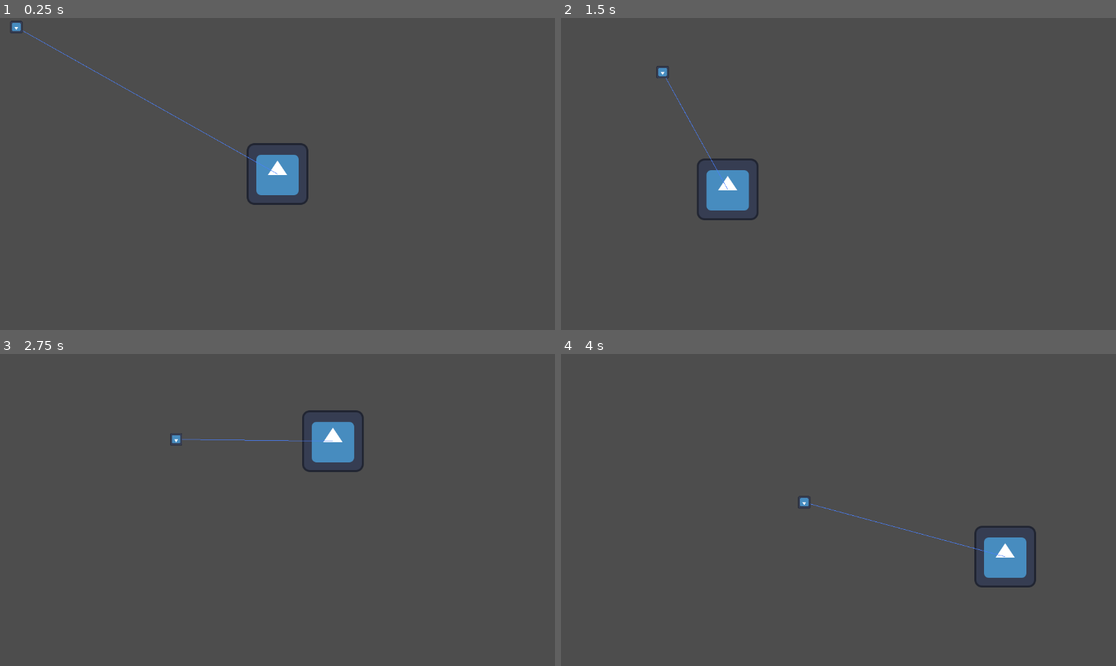
Above: before the commit, frames 1-4 (two rows, left to right).
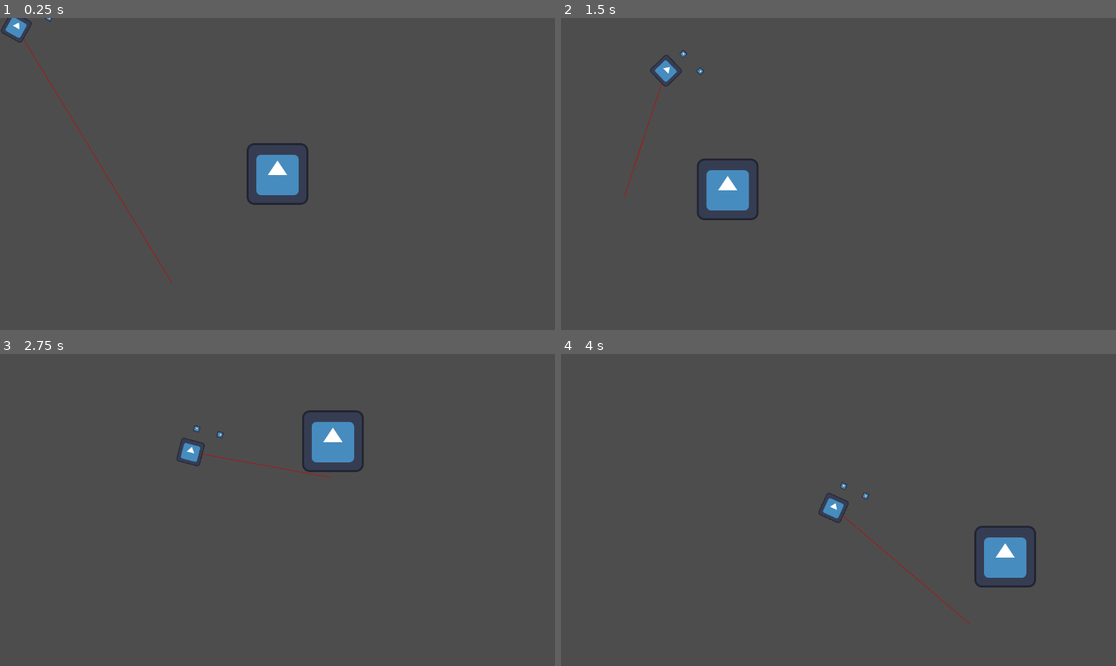
Above: after the commit, the same moments.

Repository: iris-nkhn/Mini-Jam-208
Game: Godot game, scene res://scenes/root.tscn
Two runs of this game, one before a commit and one after it. Both use one fixed random seed, a clock stepped at 60 frames per second and the inputs below. The engine's default icon, where the game draws it, is replaced by a stand-in: a white triangle on a blue panel in a dark square.
Inputs (mouse positions are in pixels of both pictures, inside the frame that each line leads up to):
- Up to frame 1 (0.25 s): no input
- Up to frame 2 (1.5 s): move the mouse to (960, 158) at 0.52 s; move the mouse to (727, 189) at 1.27 s
- Up to frame 3 (2.75 s): move the mouse to (333, 441) at 2.02 s
- Up to frame 4 (4 s): move the mouse to (810, 572) at 2.77 s; move the mouse to (1005, 556) at 3.52 s

The runs differ from the first frame. In frame 1, 0.5% of the frame differs, in the area x 0-51%, y 0-86%; in frame 2, 0.3%; in frame 3, 0.4%; in frame 4, 0.5%, in the area x 42-81%, y 40-87%.

Commit message:
more work on the snkae

Diff:
--- a/scenes/follower/follower_1.gd
+++ b/scenes/follower/follower_1.gd
@@ -3,11 +3,11 @@
 @onready var controller = $Controller
 # Called when the node enters the scene tree for the first time.
 func _ready() -> void:
-	controller.goal = Leader
+
 	pass # Replace with function body.
 
 
 # Called every frame. 'delta' is the elapsed time since the previous frame.
 func _process(delta: float) -> void:
-	controller.move_attached(self)
+
 	pass
--- a/scenes/follower/follower_1.tscn
+++ b/scenes/follower/follower_1.tscn
@@ -1,15 +1,23 @@
 [gd_scene format=3 uid="uid://c3a7ai6m6vb70"]
 
-[ext_resource type="Script" uid="uid://i5035gcsyrnn" path="res://scenes/follower/follower_1.gd" id="1_b5sj2"]
 [ext_resource type="PackedScene" uid="uid://7mgckfxweudl" path="res://scenes/leader/body_segment.tscn" id="2_846ri"]
-[ext_resource type="PackedScene" uid="uid://km240aesxxe7" path="res://scenes/leader/controller.tscn" id="2_bhxwe"]
+[ext_resource type="Texture2D" uid="uid://bfkdovg11bbud" path="res://icon.svg" id="3_bhxwe"]
 
-[node name="Follower1" type="Node2D" unique_id=1367080576]
-script = ExtResource("1_b5sj2")
+[sub_resource type="PhysicsMaterial" id="PhysicsMaterial_b5sj2"]
+
+[sub_resource type="CircleShape2D" id="CircleShape2D_bhxwe"]
+
+[node name="Follower1" type="RigidBody2D" unique_id=1760970241]
+scale = Vector2(1, 1.0097481)
+physics_material_override = SubResource("PhysicsMaterial_b5sj2")
+
+[node name="CollisionShape2D" type="CollisionShape2D" parent="." unique_id=1651949847]
+shape = SubResource("CircleShape2D_bhxwe")
+
+[node name="Sprite2D" type="Sprite2D" parent="." unique_id=1435422461]
+scale = Vector2(0.1, 0.1)
+texture = ExtResource("3_bhxwe")
 
 [node name="BodySegment" parent="." unique_id=1458478297 instance=ExtResource("2_846ri")]
-
-[node name="Controller" parent="." unique_id=1731262031 instance=ExtResource("2_bhxwe")]
-debug_color = Color(0, 0.7058824, 0, 1)
-speed = 50000.0
-safe_dist = 0.0
+rotation = 1.5660423
+scale = Vector2(0.99999994, 0.99999994)
--- a/scenes/leader/body.gd
+++ b/scenes/leader/body.gd
@@ -2,24 +2,34 @@
 
 var goal : Vector2
 var speed: float = 10000
+var segments = 10
+var tail : BodySegment
+var debug_color : Color = Color(0.808, 0.0, 0.0, 1.0)
 # Called when the node enters the scene tree for the first time.
 func _ready() -> void:
+	tail = $BodySegment.new_segment()
+
+	tail.next_segment(segments-1)
 	pass # Replace with function body.
 
 
 # Called every frame. 'delta' is the elapsed time since the previous frame.
 func _process(delta: float) -> void:
+	queue_redraw()
 	pass
+
+func _draw() -> void:
+	if goal != null:
+		draw_line(Vector2(0,0),  goal - position , debug_color, 1.0)
 
 func _physics_process(delta: float) -> void:
 	var distance = global_position.distance_to(goal)
 	var max_speed = (distance / delta)
 	velocity = goal.normalized() * min(speed,max_speed) * delta
 	move_and_slide()
-
-
+	rotation = rotate_toward(rotation,goal.angle(),5)
 
 	pass
 
-func set_goal(_goal: Vector2) -> void:
-	goal = (_goal - global_position)
+func set_goal(_goal_global: Vector2) -> void:
+	goal = (_goal_global)
--- a/scenes/leader/body_segment.gd
+++ b/scenes/leader/body_segment.gd
@@ -2,9 +2,11 @@
 
 var head : BodySegment
 var tail : BodySegment
+@onready var pin = $PinJoint2D
 
 # Called when the node enters the scene tree for the first time.
 func _ready() -> void:
+	pin.node_a = self.get_path()
 	pass # Replace with function body.
 
 
@@ -22,4 +24,6 @@
 	var scene = load("res://scenes/follower/follower_1.tscn")
 	scene = scene.instantiate()
 	add_child(scene)
+	scene.position = Vector2(0, -50)
+	pin.node_b = scene.get_path()
 	return scene.get_node("./BodySegment")
--- a/scenes/leader/body_segment.tscn
+++ b/scenes/leader/body_segment.tscn
@@ -4,3 +4,6 @@
 
 [node name="BodySegment" type="Node2D" unique_id=1458478297]
 script = ExtResource("1_bj2xa")
+
+[node name="PinJoint2D" type="DampedSpringJoint2D" parent="." unique_id=404812886]
+rest_length = 25.0
--- a/scenes/leader/controller.gd
+++ b/scenes/leader/controller.gd
@@ -7,6 +7,7 @@
 
 # Called when the node enters the scene tree for the first time.
 func _ready() -> void:
+	$Body/RemoteTransform2D.remote_path = get_parent().get_path()
 	pass # Replace with function body.
 
 
@@ -22,11 +23,8 @@
 func get_goal_position() ->  Vector2:
 	return goal.global_position
 
-func _draw() -> void:
-	if goal != null:
-		draw_line(Vector2(0,0),  goal.global_position - global_position, debug_color, 1.0)
-	draw_circle(Vector2(0,0),safe_dist, debug_color,false)
 
-func move_attached(node : Node2D) -> void:
-	node.global_position = body.global_position
-	body.position = Vector2(0,0)
+
+#func move_attached(node : Node2D) -> void:
+	#node.global_position = body.global_position
+	#body.position = Vector2(0,0)
--- a/scenes/leader/controller.tscn
+++ b/scenes/leader/controller.tscn
@@ -16,10 +16,6 @@
 [node name="CollisionShape2D" type="CollisionShape2D" parent="Body" unique_id=684781117]
 shape = SubResource("CircleShape2D_juoh2")
 
-[node name="PinJoint2D" type="PinJoint2D" parent="Body" unique_id=874571746]
-position = Vector2(0, 12)
-node_a = NodePath("..")
-
 [node name="Sprite2D" type="Sprite2D" parent="." unique_id=872445591]
 scale = Vector2(0.2, 0.2)
 texture = ExtResource("3_qisqt")
--- a/scenes/leader/leader.gd
+++ b/scenes/leader/leader.gd
@@ -1,18 +1,15 @@
 extends Node2D
 
-var segments = 10
-var tail : BodySegment
+
 
 # Called when the node enters the scene tree for the first time.
 func _ready() -> void:
-	$Controller.goal = $MouseFollower.banner
 
-	tail = $BodySegment.new_segment()
-	tail.next_segment(segments-1)
+
 	pass # Replace with function body.
 
 
 # Called every frame. 'delta' is the elapsed time since the previous frame.
 func _process(delta: float) -> void:
-	$Controller.move_attached(self)
+
 	pass
--- a/scenes/leader/leader.tscn
+++ b/scenes/leader/leader.tscn
@@ -1,18 +1,23 @@
 [gd_scene format=3 uid="uid://c4noyvt4p4kvi"]
 
-[ext_resource type="Script" uid="uid://dq26ynyuch1tu" path="res://scenes/leader/leader.gd" id="1_juoh2"]
-[ext_resource type="PackedScene" uid="uid://km240aesxxe7" path="res://scenes/leader/controller.tscn" id="2_qisqt"]
+[ext_resource type="Script" uid="uid://b2pl8h283faou" path="res://scenes/leader/body.gd" id="1_mnww2"]
 [ext_resource type="PackedScene" uid="uid://7mgckfxweudl" path="res://scenes/leader/body_segment.tscn" id="4_jbwig"]
 [ext_resource type="Script" uid="uid://rt3fp5d33kgr" path="res://scenes/leader/mouse_follower.gd" id="4_mnww2"]
+[ext_resource type="Texture2D" uid="uid://bfkdovg11bbud" path="res://icon.svg" id="4_td0t5"]
 
-[node name="Leader" type="Node2D" unique_id=1093713921]
-script = ExtResource("1_juoh2")
+[sub_resource type="CircleShape2D" id="CircleShape2D_jbwig"]
 
-[node name="Controller" parent="." unique_id=1731262031 instance=ExtResource("2_qisqt")]
-debug_color = Color(0.2866906, 0.5010136, 1, 1)
-safe_dist = 0.0
+[node name="Leader" type="CharacterBody2D" unique_id=1288376457]
+script = ExtResource("1_mnww2")
 
 [node name="MouseFollower" type="Node2D" parent="." unique_id=1277465623]
 script = ExtResource("4_mnww2")
 
 [node name="BodySegment" parent="." unique_id=1458478297 instance=ExtResource("4_jbwig")]
+
+[node name="CollisionShape2D" type="CollisionShape2D" parent="." unique_id=168550786]
+shape = SubResource("CircleShape2D_jbwig")
+
+[node name="Sprite2D" type="Sprite2D" parent="." unique_id=1054227989]
+scale = Vector2(0.3932153, 0.3932153)
+texture = ExtResource("4_td0t5")
--- a/scenes/leader/mouse_follower.gd
+++ b/scenes/leader/mouse_follower.gd
@@ -9,4 +9,5 @@
 
 # Called every frame. 'delta' is the elapsed time since the previous frame.
 func _process(delta: float) -> void:
+	get_parent().set_goal(banner.global_position)
 	pass
